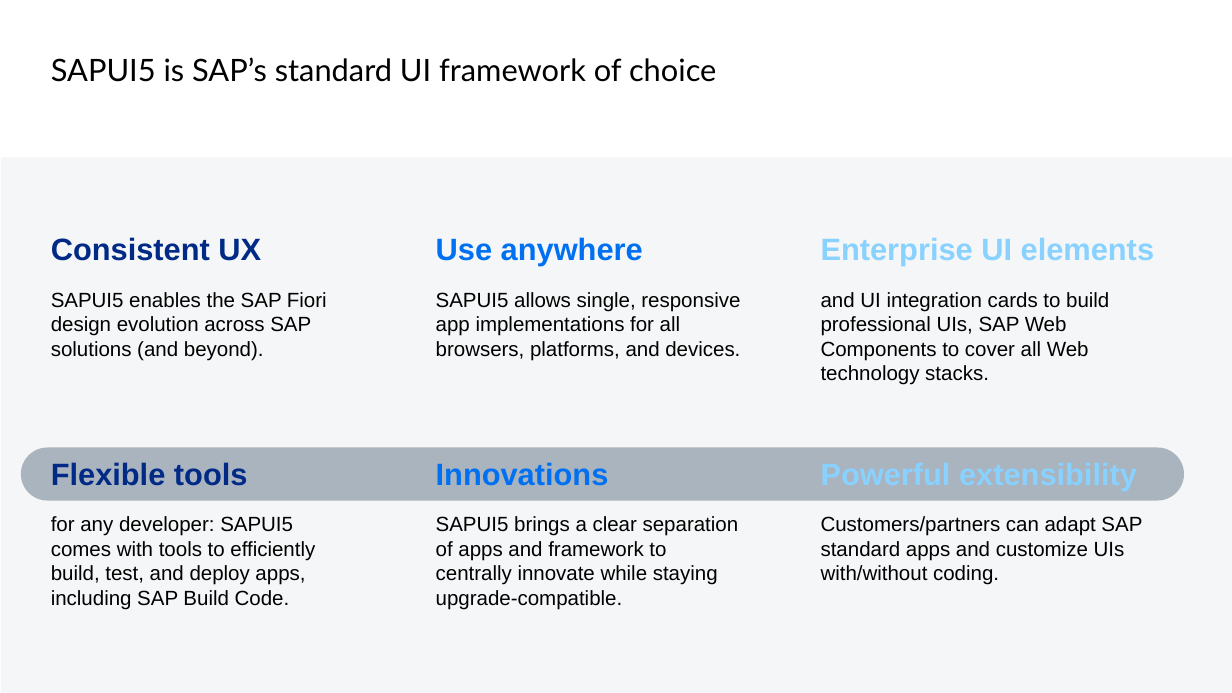
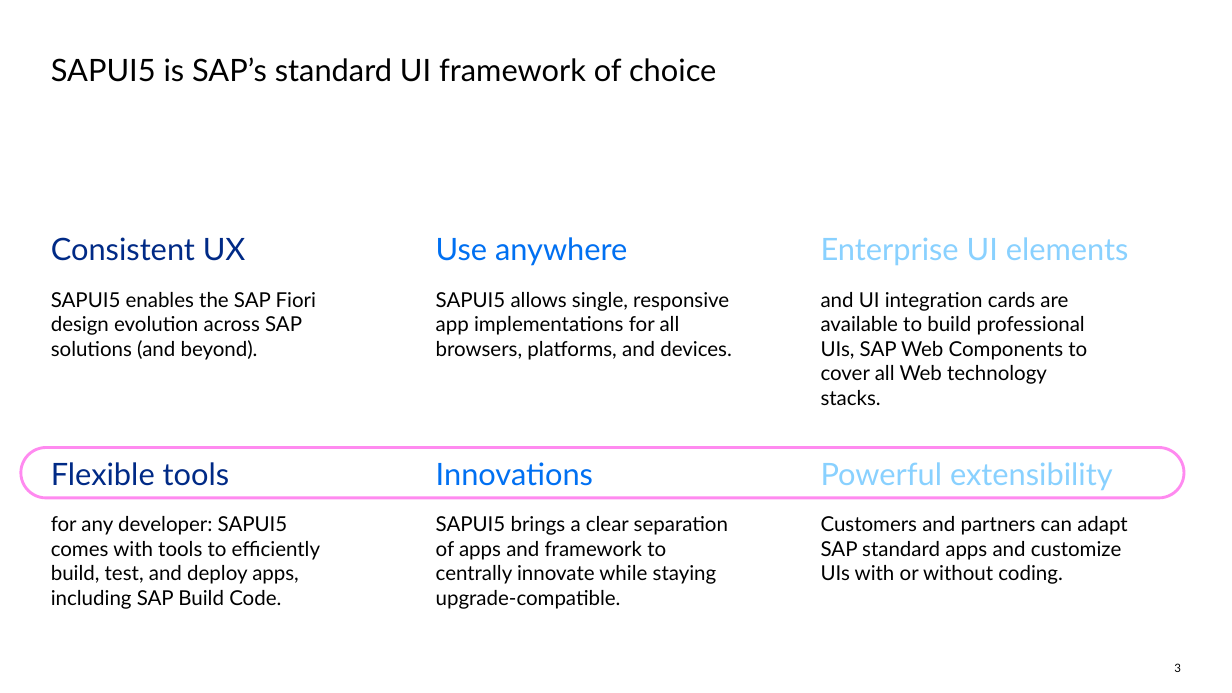
Before and after one commit to SAP-samples/teched2025-AD260, a slide deck: slide 3 of slides/AD260.pptx. Drawn at 1232x693 pixels with LibreOffice and Linux fonts; fonts in the diff are those of the drawing. Boxes give left, top, right and bottom in pixels: in the first picture for what was removed or moved away, otherwise in the second. Text is boxed around its words. In the diff, an @@ line names an element or a change of style, - is before the commit and + after.

Commit message:
adapted slides

```diff
--- a/slides/AD260.pptx
+++ b/slides/AD260.pptx
@@ rectangle removed at (1,157,1232,693) @@
@@ font Arial to Lato, bold off in 5 elements at (51,237,246,261), (821,237,1129,265), (436,462,593,486), (51,462,230,486), (436,237,627,266) @@
@@ font Arial to Lato in 4 elements at (436,292,732,360), (436,516,728,609), (51,516,320,609), (51,292,316,360) @@
@@ text at (821,292,1087,405): text changed; font Arial to Lato @@
-and UI integration cards to build professional UIs, SAP Web Components to cover all Web technology stacks.
+and UI integration cards are available to build professional UIs, SAP Web Components to cover all Web technology stacks.
@@ rounded rectangle at (21,447,1184,498): fill #A9B4BE to none; outline none to #FF8AF0 2.25 pt @@
@@ text added at (821,462,1113,490), 24 pt, text #89D1FF @@
+Powerful extensibility
@@ text at (821,516,1127,584): text changed; font Arial to Lato @@
-Customers/partners can adapt SAP standard apps and customize UIs with/without coding.
+Customers and partners can adapt SAP standard apps and customize UIs with or without coding.
@@ page number added at (1174,663,1181,672), 9 pt, text #000000 @@
+3
```
Also in this commit, not shown: 2 other slides changed.
